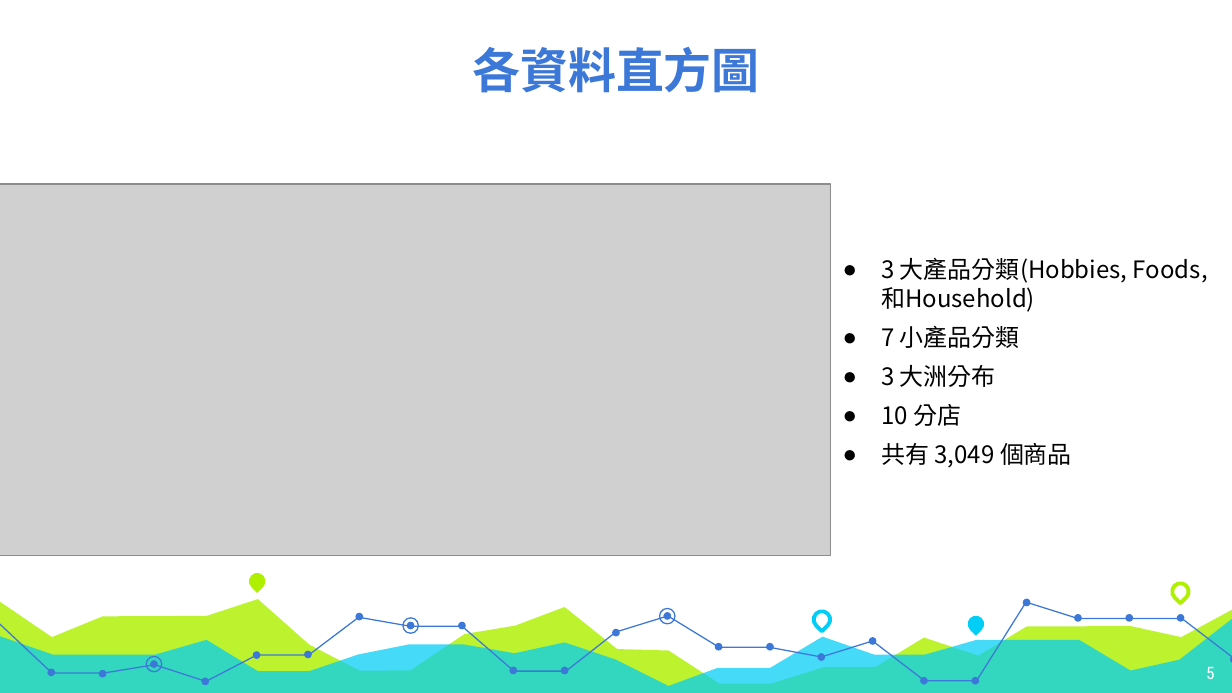
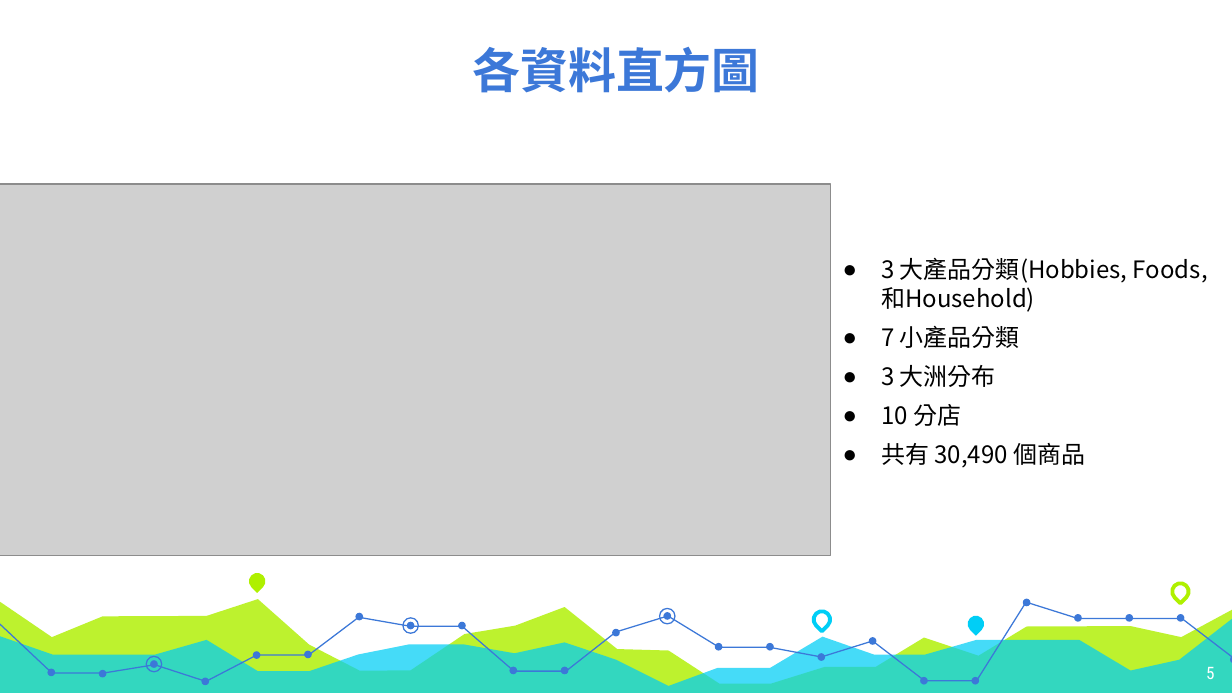
Before and after one commit to acer2265848/M5_Cathay, a slide deck: slide 5 of m5_report.pptx. Drawn at 1232x693 pixels with LibreOffice and Linux fonts; fonts in the diff are those of the drawing; grey boxes stand for pictures. Boxes give left, top, right and bottom in pixels: in the first picture for what was removed or moved away, otherwise in the second. Text is boxed around its words. In the diff, an @@ line names an element or a change of style, - is before the commit and + after.

```diff
--- a/m5_report.pptx
+++ b/m5_report.pptx
@@ text at <box>881,443,1085,468</box>: text changed @@
-● 共有 3,049 個商品
+● 共有 30,490 個商品
```
Also in this commit, not shown: 7 other slides changed, 8 slides added, 13 slides removed, 7 other files.
